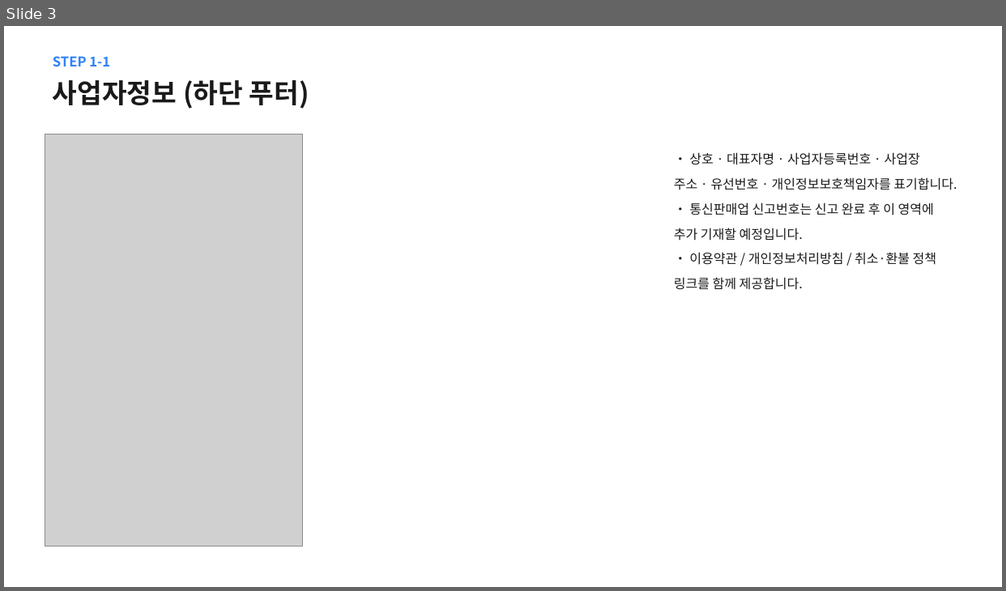
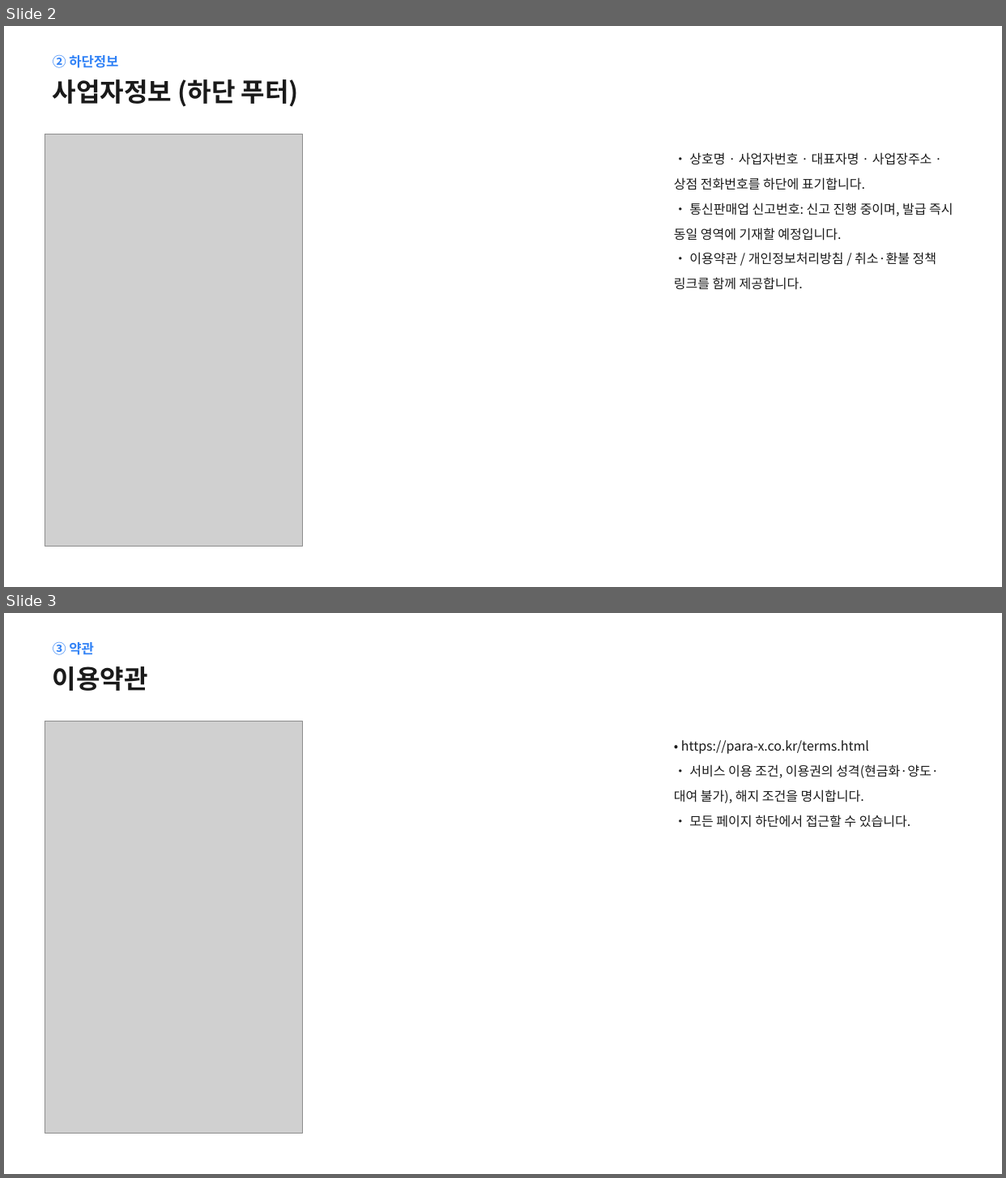
Before and after one commit to BIGSHOL/mathlab, a slide deck: docs/토스페이먼츠_결제경로_파라엑스.pptx. Shown one above the other, each under a label of ours: slide 3 before the commit, slides 2 and 3 after it. The pictures are 1006x591 and 1006x1178 pixels, drawn with LibreOffice and Linux fonts; fonts in the diff are those of the drawing; grey boxes stand for pictures. Boxes give left, top, right and bottom in pixels: in the first picture for what was removed or moved away, otherwise in the second. Text is boxed around its words. In the diff, an @@ line names an element or a change of style, - is before the commit and + after.

```diff
--- a/docs/토스페이먼츠_결제경로_파라엑스.pptx
+++ b/docs/토스페이먼츠_결제경로_파라엑스.pptx
@@ slide 3 added at <box>4,613,1002,1174</box>, background #FFFFFF @@
@@ text added at <box>53,642,94,655</box>, 13 pt, text #3182F6, bold @@
+③ 약관
@@ text added at <box>53,666,148,691</box>, 25 pt, text #1A1A1A, bold @@
+이용약관
@@ picture added at <box>45,722,303,1133</box> @@
@@ text added at <box>674,740,939,828</box>, 12.5 pt, text #1A1A1A @@
+• https://para-x.co.kr/terms.html
+• 서비스 이용 조건, 이용권의 성격(현금화·양도·대여 불가), 해지 조건을 명시합니다.
+• 모든 페이지 하단에서 접근할 수 있습니다.
@@ what was slide 3 is now slide 2 @@
@@ slide 2 changed as well @@
@@ text "사업자정보 (하단 푸터)" at <box>53,79,299,107</box>: size 26 to 25 pt @@
@@ text at <box>53,55,118,68</box>: text changed @@
-STEP 1-1
+② 하단정보
@@ text at <box>674,152,953,241</box>: text changed @@
-• 상호 · 대표자명 · 사업자등록번호 · 사업장 주소 · 유선번호 · 개인정보보호책임자를 표기합니다.
-• 통신판매업 신고번호는 신고 완료 후 이 영역에 추가 기재할 예정입니다.
+• 상호명 · 사업자번호 · 대표자명 · 사업장주소 · 상점 전화번호를 하단에 표기합니다.
+• 통신판매업 신고번호: 신고 진행 중이며, 발급 즉시 동일 영역에 기재할 예정입니다.
```
Also in this commit, not shown: 7 other slides changed, 5 other slides added, 1 other file.
